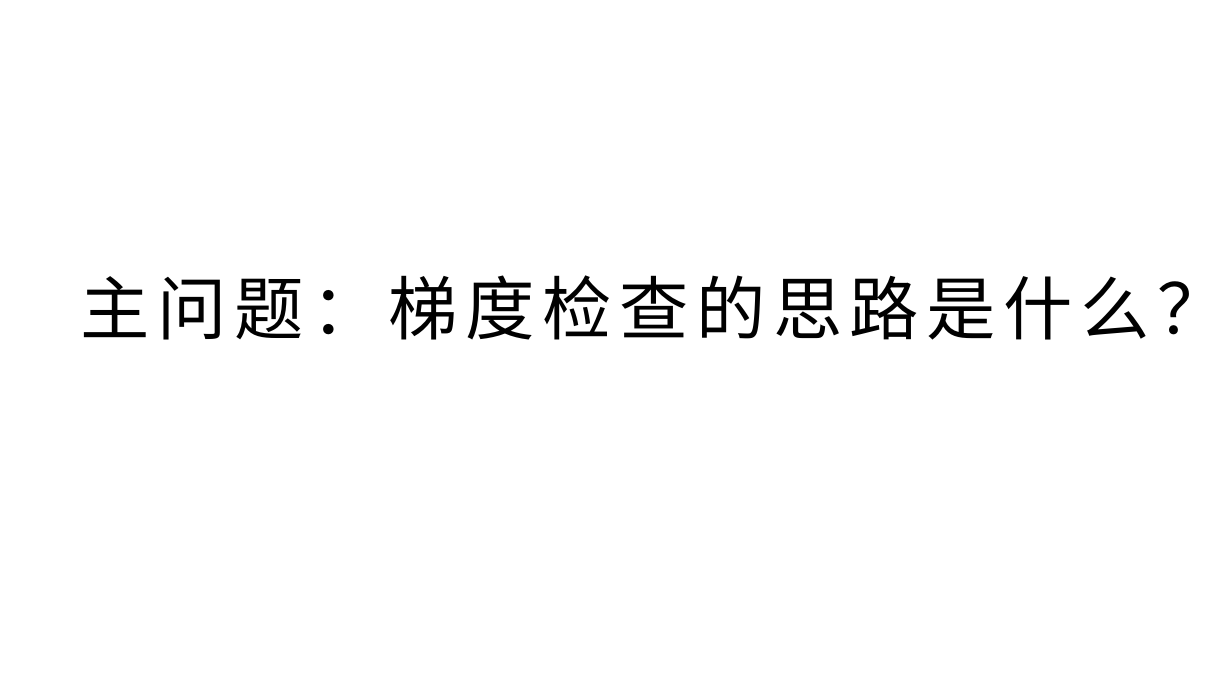
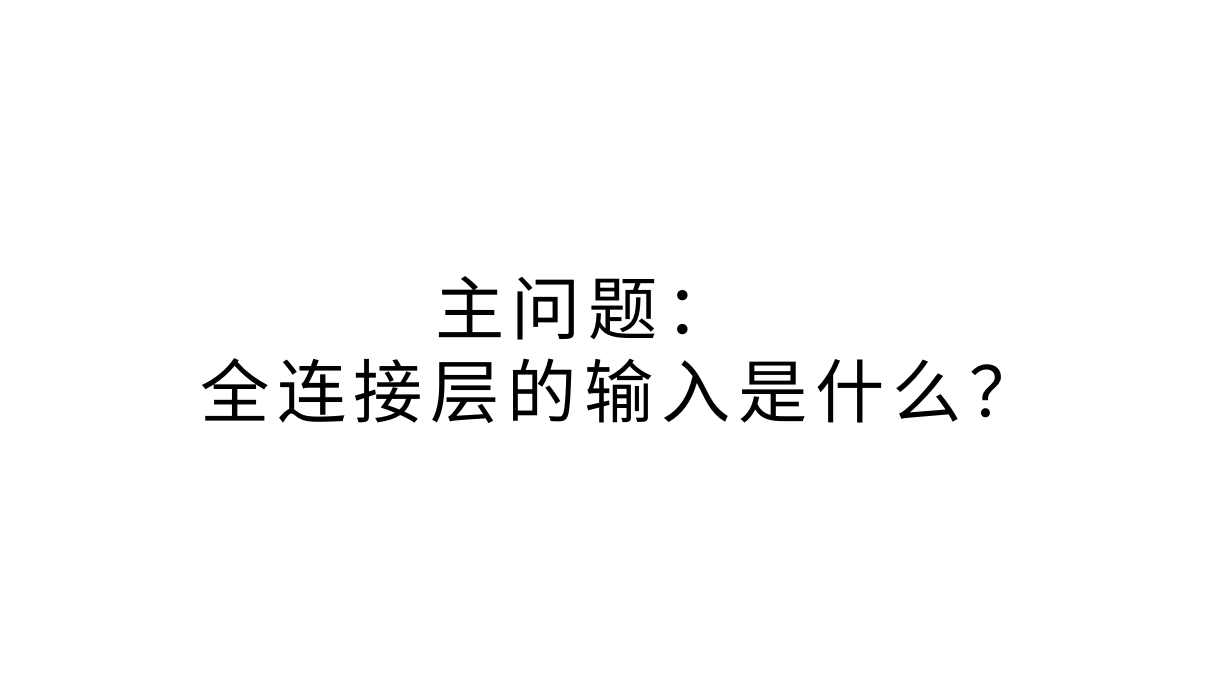
Before and after one commit to yyc-git/DeepLearningEdu, a slide deck: slide 6 of lessons/5_handwriting_by_linear_layer/ppt/用全连接层识别手写数字.pptx (slide 12 before the commit). Drawn at 1232x693 pixels with LibreOffice and Linux fonts; fonts in the diff are those of the drawing; background and template pictures are left out. Boxes give left, top, right and bottom in pixels: in the first picture for what was removed or moved away, otherwise in the second. Text is boxed around its words. In the diff, an @@ line names an element or a change of style, - is before the commit and + after.

```diff
--- a/lessons/5_handwriting_by_linear_layer/ppt/用全连接层识别手写数字.pptx
+++ b/lessons/5_handwriting_by_linear_layer/ppt/用全连接层识别手写数字.pptx
@@ title at [200,276,1039,423]: text changed @@
-主问题：梯度检查的思路是什么？
+主问题：
+全连接层的输入是什么？
```
Also in this commit, not shown: 15 other slides changed, 10 slides added, 7 slides removed.
